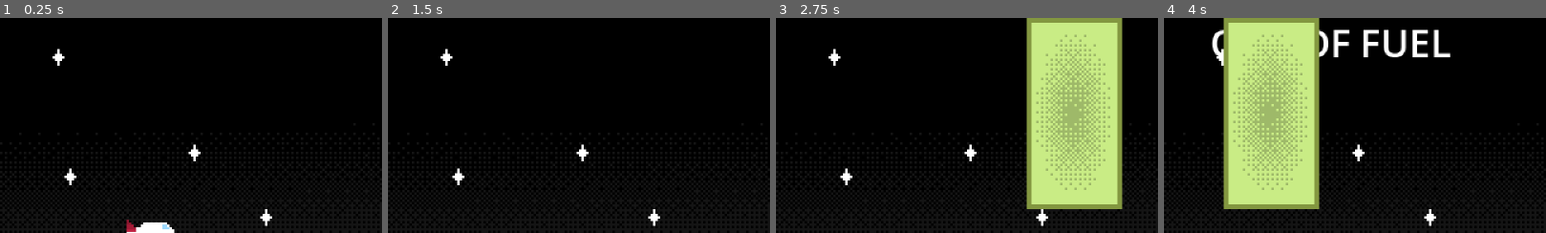
Above: before the commit, frames 1-4 (left to right).
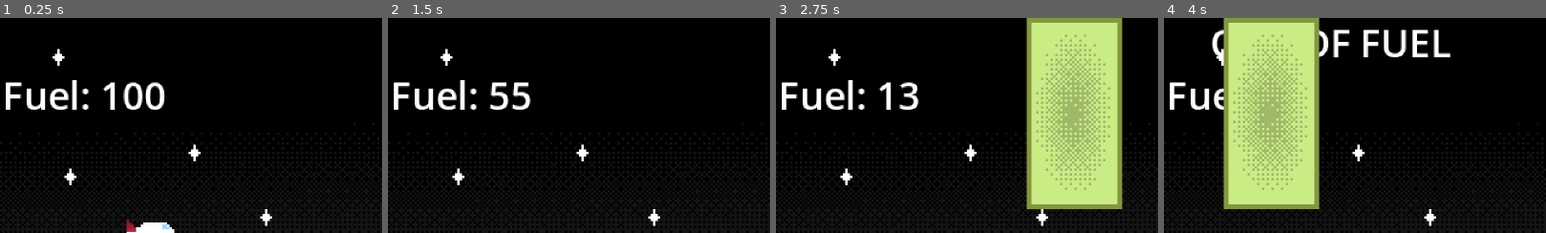
Above: after the commit, the same moments.

Repository: banishlight/cutieware-game
Game: Godot game, scene res://world.tscn
The game is run twice, just before and just after one commit, with the same random seed, the same clock (stepped at 60 frames per second) and the same inputs.
Inputs:
- Up to frame 1 (0.25 s): no input
- Up to frame 2 (1.5 s): hold Right (ui_right) 0.53-1.28 s; hold Down (ui_down) from 1.28 s (still down)
- Up to frame 3 (2.75 s): release Down (ui_down) at 2.03 s; hold Right (ui_right) from 2.03 s (still down)
- Up to frame 4 (4 s): release Right (ui_right) at 2.78 s; hold Up (ui_up) 2.78-3.53 s; hold Left (ui_left) from 3.53 s (still down)
The pictures show only the part of the screen within x 0-50%, y 0-50%; the shares and areas given below are measured in that part.

The runs differ from the first frame. In frame 1, 2.3% of the frame differs, in the area x 1-44%, y 28-44%; in frame 2, 2.0%; in frame 3, 1.9%; in frame 4, 0.8%.

Commit message:
Fuel meter added

Diff:
--- a/events.gd
+++ b/events.gd
@@ -1,3 +1,4 @@
 extends Node
 
 signal out_of_fuel()
+signal updateFuel()
--- a/ship.gd
+++ b/ship.gd
@@ -27,5 +27,5 @@
 
 	if currentFuel==0:
 		Events.out_of_fuel.emit()
-
+	Events.updateFuel.emit(currentFuel)
 	move_and_slide()
--- a/world.gd
+++ b/world.gd
@@ -8,12 +8,14 @@
 @onready var spawn_zone: ColorRect = $SpawnZone
 @onready var obstacleTimer: Timer = $ObstacleTimer
 @onready var fuelLabel: Label = $FuelLabel
+@onready var fuelCountLabel: Label = $FuelCountLabel
 @onready var despawn_zone: Area2D = $DespawnZone
 func _ready():
 	spawn_zone.hide()
 	deathPlane.area_entered.connect(_check_if_dead)
 	obstacleTimer.timeout.connect(_spawn_obstacle)
 	Events.out_of_fuel.connect(_out_of_fuel)
+	Events.updateFuel.connect(_update_fuel.bind())
 	despawn_zone.body_entered.connect(_despawn_obstacle)
 
 func _check_if_dead(area: Area2D):
@@ -35,3 +37,5 @@
 
 func _despawn_obstacle(object: Node2D):
 	object.queue_free()
+func _update_fuel(count):
+	fuelCountLabel.text = "Fuel: " + str(count)
--- a/world.tscn
+++ b/world.tscn
@@ -94,6 +94,14 @@
 offset_bottom = 22.0
 metadata/_edit_lock_ = true
 
+[node name="FuelCountLabel" type="Label" parent="."]
+visibility_layer = 16
+offset_left = 1.13844
+offset_top = 20.6931
+offset_right = 175.138
+offset_bottom = 43.6931
+metadata/_edit_lock_ = true
+
 [node name="DespawnZone" type="Area2D" parent="."]
 collision_layer = 0
 collision_mask = 2
